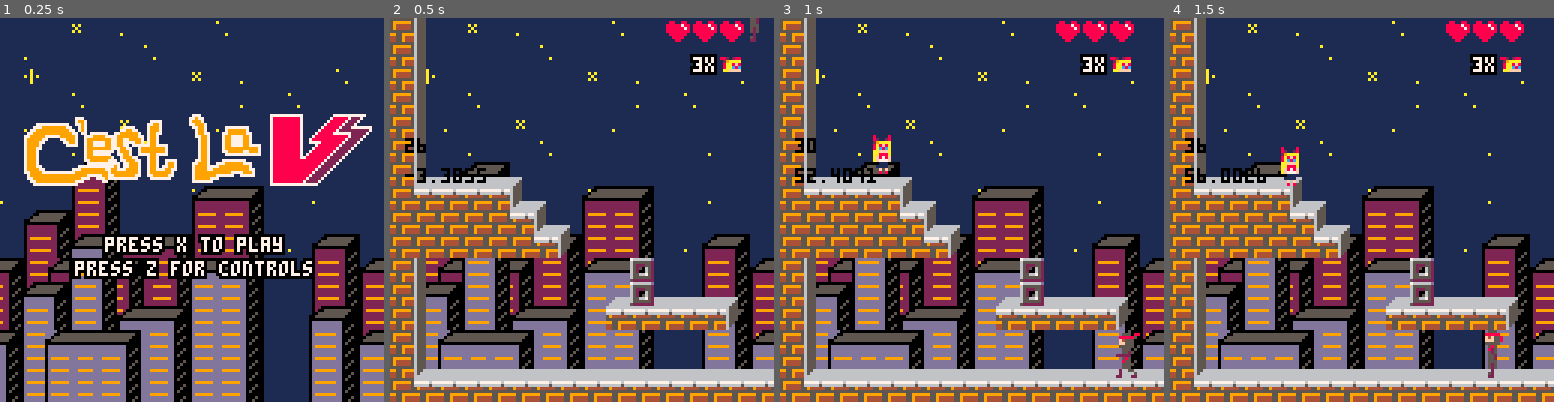
Above: before the commit, frames 1-4 (left to right).
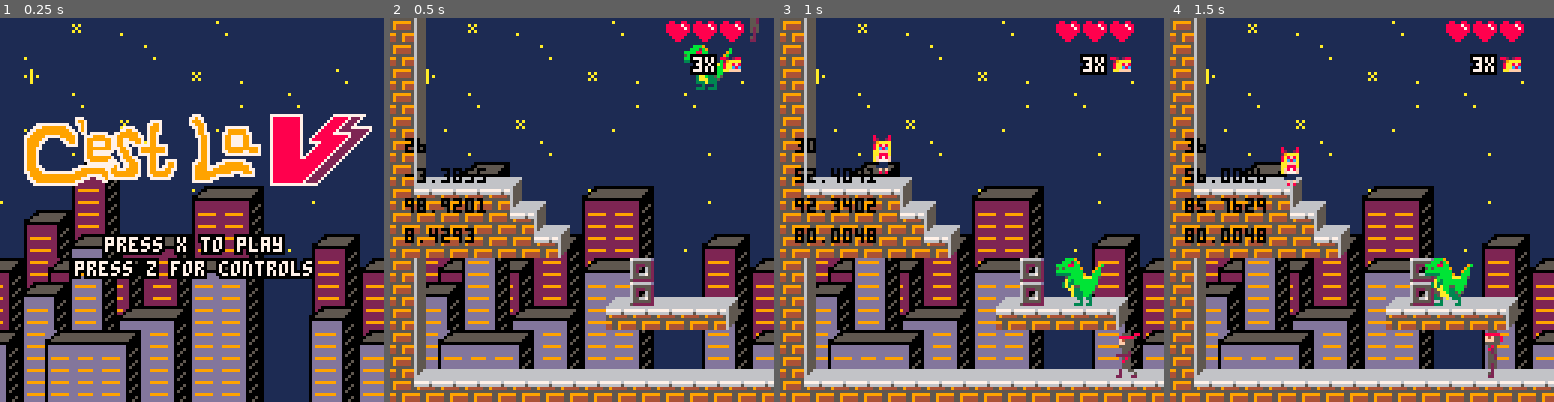
Above: after the commit, the same moments.

Repository: MarkNickerson/SailorV
Game: PICO-8 cartridge sailorv.p8
Two runs of this game, one before a commit and one after it. Both use one fixed random seed, a clock stepped at 60 frames per second and the inputs below.
Inputs:
- Up to frame 1 (0.25 s): no input
- Up to frame 2 (0.5 s): tap X (X key) at 0.33 s
- Up to frame 3 (1 s): tap O (Z key) at 0.7 s
- Up to frame 4 (1.5 s): tap X (X key) at 1.07 s

Frame 1 is identical in both runs. In frame 2, 1.2% of the frame differs, in the area x 3-90%, y 7-59%; in frame 3, 1.7%; in frame 4, 1.7%, in the area x 3-79%, y 46-75%.

Commit message:
dietyzilla collision kind of working

Diff:
--- a/sailorv.p8
+++ b/sailorv.p8
@@ -422,20 +423,37 @@
 end
 
 function solid(obs, x, y, tag)
-  local tilex1 = ((x - (x % 8)) / 8)
-  local tilex2 = ((x - (x % 8) + 8) / 8)
-  local tiley1 = ((y - (y % 8)) / 8)
-  local tiley2 = ((y - (y % 8) - 8) / 8)
-
-  if ((obs.tag == 1) or (obs.tag == 2)) or (obs.tag == 6) then
+
+  if ((obs.tag == 1) or (obs.tag == 2)) or (obs.tag == 6) then -- 16x8 collision
+    local tilex1 = ((x - (x % 8)) / 8)
+    local tilex2 = ((x - (x % 8) + 8) / 8)
+    local tiley1 = ((y - (y % 8)) / 8)
+    local tiley2 = ((y - (y % 8) - 8) / 8)
     if (fget(mget(tilex1, tiley1), tag)) or (fget(mget(tilex2, tiley1), tag)) or (fget(mget(tilex1, tiley2), tag)) or (fget(mget(tilex2, tiley2), tag))then
       return true
     else
       return false
     end
-  elseif (obs.tag == 3) or (obs.tag == 4)  then
+  elseif (obs.tag == 3) or (obs.tag == 4)  then -- 8x8 collision
     -- 4 is hearts, 6 is checkpoints
+    local tilex1 = ((x - (x % 8)) / 8)
+    local tiley1 = ((y - (y % 8)) / 8)
     if (fget(mget(tilex1, tiley1), tag)) then
+      return true
+    else
+      return false
+    end
+  elseif (obs.tag == 7) then --16x16
+    -- dietyzilla
+    local tilex1 = ((x - (x % 16)) / 8)
+    local tilex2 = tilex1 + 1
+    local tilex3 = tilex1 + 2
+
+    local tiley1 = ((y - (y % 16)) / 8)
+    local tiley2 = tiley1 - 1
+    local tiley3 = tiley1 - 2
+
+    if (fget(mget(tilex1, tiley1), tag)) or (fget(mget(tilex2, tiley1), tag)) or (fget(mget(tilex3, tiley1), tag)) or (fget(mget(tilex1, tiley2), tag)) or (fget(mget(tilex2, tiley2), tag)) or (fget(mget(tilex3, tiley2), tag)) or (fget(mget(tilex1, tiley3), tag)) or (fget(mget(tilex2, tiley3), tag)) or (fget(mget(tilex3, tiley3), tag)) then
       return true
     else
       return false
@@ -548,11 +566,16 @@
   -- check actor tag
   -- 1: player
   -- 2: ninja
+  -- 7: dietyzilla
+
   if(actor.tag == 1) then
     move_player()
   end
   if (actor.tag == 2) then
     update_ninja(actor)
+  end
+  if(actor.tag == 7) then
+    update_dietyzilla()
   end
 
 
@@ -590,13 +613,12 @@
       if (actor.dy > 3) then
         actor.dy = actor.dy
       else
-
         actor.isgrounded=true
         actor.dy = 0
       end
 
       -- remove ability to sneak through walls
-      while (not (solid(actor, actor.x-0.2,actor.y, 1) or solid(actor, actor.x+0.2,actor.y, 1))) do
+      while (not (solid(actor, actor.x-0.2, actor.y, 1) or solid(actor, actor.x+0.2, actor.y, 1))) do
         actor.y += 0.05
       end
       while(solid(actor, actor.x+0.2,actor.y-0.1, 1)) do
@@ -894,6 +916,61 @@
       drawarrow = true
     end
   end
+end
+
+function make_dietyzilla(x, y)
+  dietyzilla = {
+    tag=7,
+    x=x,                 -- x position
+    y=y,                 -- y position
+    dx=0,
+    dy=0,
+    max_dx=.2,             -- max x speed
+    p_speed=0.02 + (rnd(0.075)),         -- acceleration force
+    drag=0.02,            -- drag force
+    gravity=0.15,         -- gravity
+    flip = false,  -- false == left facing, true == right facing
+    health = 10,
+    sprite = 96,
+    is_throwing = false,
+    is_walking = true,
+    throw_mod = 250 + flr(rnd(150)),
+    throw_timer = 0,
+    hearts = 5
+  }
+  return dietyzilla
+end
+
+function update_dietyzilla()
+
+   if(t % 10 == 0 and dietyzilla.sprite != 104) then
+      dietyzilla.sprite = dietyzilla.sprite + 2
+    elseif(t % 10 == 0 and dietyzilla.sprite == 104) then
+      --play_sound_effect(sound_effects.footstep)
+      dietyzilla.sprite = 96
+    end
+
+  if(player.x < dietyzilla.x and dietyzilla.dx > -dietyzilla.max_dx) then
+   if((dietyzilla.x - player.x) < 16) then --player isnt moving, ninja stops at player location
+    dietyzilla.dx = 0
+   else
+     dietyzilla.flip = false
+      dietyzilla.dx-=dietyzilla.p_speed
+  end
+  elseif(player.x > dietyzilla.x and dietyzilla.dx < dietyzilla.max_dx) then
+    if((player.x - dietyzilla.x) < 16) then
+    dietyzilla.dx = 0
+   else
+     dietyzilla.flip = true
+     dietyzilla.dx += dietyzilla.p_speed
+    end
+  end
+
+  dietyzilla.dy+=dietyzilla.gravity
+end
+
+function draw_dietyzilla()
+   spr(dietyzilla.sprite, dietyzilla.x, dietyzilla.y, 2, 2, dietyzilla.flip)
 end
 
 
@@ -1017,6 +1094,7 @@
 
 function init_game()
   player = make_player(20,1)
+  dietyzilla = make_dietyzilla(100, 0)
 
   brawl_spawn = false
   brawl_clear = true
@@ -1045,6 +1123,7 @@
   foreach(checkpoint, update_checkpoint)
   move_actor(player)
   foreach(allninjas, move_actor)
+  move_actor(dietyzilla)
 
   if(player.x >= 300 and player.x <= 350 and zone == 1) then
     spawnbrawl(300, 0)
@@ -1105,6 +1184,7 @@
   map(0, 0, 0, 0, 128, 32)
   foreach(allninjas, draw_ninja)
   foreach(shuriken, draw_obj)
+  draw_dietyzilla()
   foreach(health_pack, draw_obj)
   foreach(checkpoint, draw_obj)
   if(blocking == true) then
@@ -1141,6 +1221,8 @@
    print(player.x,cam.x + 5,cam.y+40,0)
    print(player.y,cam.x + 5,cam.y+50,0)
   -- print(enemycount,cam.x + 5,48,0)
+  print(dietyzilla.x,cam.x + 5,cam.y+60,0)
+  print(dietyzilla.y,cam.x + 5,cam.y+70,0)
   draw_hearts()
   draw_lives()
   camera(0,0)
@@ -1865,7 +1947,7 @@
 00000077999999999999977700000077000000000000000000000000000077777770000000000000000000788888888887222270000000000000000000000000
 00000007777777777777770000000000000000000000000000000000000000000000000000000000000000777777777777777700000000000000000000000000
 __gff__
-0000000000000000000000000000000000000000000000000000000000000000020202020000020000000080800002000404040404040400000000808000000002020202020202020200000000404004020202020202020202000000000000000000000000000000000000000000000000000000000000000000000000000000
+0000000000000000000000000000000000000000000000000000000000000000020202020000020000000080800002000404040404040400000000808000000002020202020202020200000000404004020202020202020202000000000000000202020202020202020200000000000002020202020202020202000000000000
 0000000000000000000000000000000000000000020202000000000000000000000000000000000002000000000000000000000200000000020000000000000000000000000000000000000000000000000000000000000000000000000000000000000000000000000000000000000200000000000000000000000000000000
 __map__
 203f0000000000000000000000000000000000000000000000000000000000000000000000000000000000000000000000000000000000000000000000000000000000000000000000000000000000000000000000000000000000000000000000000000000000000000000000000000000000000000cfcfcfcfcfcfcfcfcfcf
